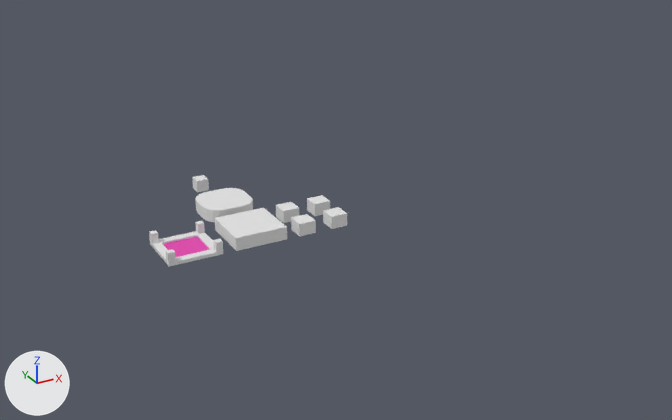
Before and after pictures for a commit that changed the Blender file assets/blocks.blend.
Camera for both pictures: a 50 mm lens placed at (-4.89, -11.48, 5.84), pointed at (1.86, 0.78, -0.3). Arrows for +X, +Y and +Z are at lower left; the lights stay in place.

In view in the first picture: 'Basic', 'BasicA', 'Little', 'Park', 'Rounded'.
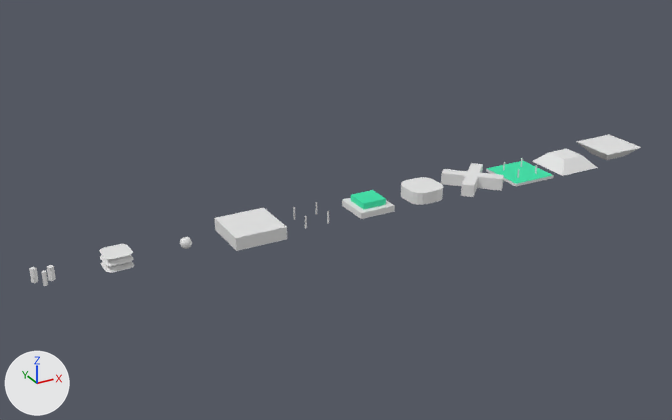
Changed parts and their boxes (x1, y1, x2, y2) in the pictures (672 x 420 px):
'Park', deleted
    before: (149, 221, 223, 266)
'BasicA', deleted
    before: (276, 195, 347, 236)
'Rounded', deleted
    before: (195, 188, 253, 222)
'06 Plus', added
    after: (441, 163, 504, 197)
'03 Taper', added
    after: (532, 149, 598, 176)
'08 Ribbed', added
    after: (342, 190, 395, 219)
'05 Park', added (green)
    after: (486, 158, 554, 186)
'07 Round', added
    after: (401, 177, 443, 205)
'04 Reverse Taper', added
    after: (576, 135, 641, 160)
'10 Accordian', added
    after: (99, 244, 134, 273)
'Little', moved
    before: (192, 175, 209, 192)
    after: (180, 237, 192, 249)
'11 Stacks', added
    after: (29, 265, 56, 286)
'02 Stilts', added
    after: (293, 202, 329, 229)

Patch to the scene script:
```diff
--- a/assets/blocks.blend.py
+++ b/assets/blocks.blend.py
@@ me_cube_022 @@
+me_cube_022.from_pydata([(-0.2, -0.2, 0.0), (-0.4, -0.4, 0.2), (-0.2, 0.2, 0.0), (-0.4, 0.4, 0.2), (0.2, -0.2, 0.0), (0.4, -0.4, 0.2), (0.2, 0.2, 0.0), (0.4, 0.4, 0.2)], [], [(0, 1, 3, 2), (2, 3, 7, 6), (6, 7, 5, 4), (4, 5, 1, 0), (2, 6, 4, 0), (7, 3, 1, 5)])
@@ me_cube_021 @@
+me_cube_021.from_pydata([(-0.4, -0.4, 0.0), (-0.2, -0.2, 0.2), (-0.4, 0.4, 0.0), (-0.2, 0.2, 0.2), (0.4, -0.4, 0.0), (0.2, -0.2, 0.2), (0.4, 0.4, 0.0), (0.2, 0.2, 0.2)], [], [(0, 1, 3, 2), (2, 3, 7, 6), (6, 7, 5, 4), (4, 5, 1, 0), (2, 6, 4, 0), (7, 3, 1, 5)])
@@ ob_basica @@
-ob_basica = bpy.data.objects.new('BasicA', me_cube_002)
@@ ob_park @@
-ob_park = bpy.data.objects.new('Park', me_cube_003)
@@ ob_rounded @@
-ob_rounded = bpy.data.objects.new('Rounded', me_cube_004)
@@ ob_little @@
 ob_little = bpy.data.objects.new('Little', me_cube_005)
-ob_little.location = (0.0, 2.0, 0.0)
+ob_little.location = (-1.0, 0.0, 0.0)
@@ ob_04_reverse_taper @@
+ob_04_reverse_taper = bpy.data.objects.new('04 Reverse Taper', me_cube_022)
+ob_04_reverse_taper.location = (7.0, 0.0, 0.0)
@@ ob_03_taper @@
+ob_03_taper = bpy.data.objects.new('03 Taper', me_cube_021)
+ob_03_taper.location = (6.0, 0.0, 0.0)
@@ ob_05_park @@
+ob_05_park = bpy.data.objects.new('05 Park', me_cube_019)  # 40 vertices, 30 faces; spans x -0.4..0.4, y -0.4..0.4, z 0.0..0.2; in mat_material (white #e7e7e7), mat_accent (green #2ee7ab)
+ob_05_park.location = (5.0, 0.0, 0.0)
@@ ob_06_plus @@
+ob_06_plus = bpy.data.objects.new('06 Plus', me_cube_017)  # 24 vertices, 22 faces; spans x -0.424..0.424, y -0.424..0.424, z 0.0..0.2
+ob_06_plus.location = (4.0, 0.0, 0.0)
@@ ob_11_stacks @@
+ob_11_stacks = bpy.data.objects.new('11 Stacks', me_cube_015)  # 24 vertices, 18 faces; spans x -0.152..0.153, y -0.156..0.083, z 0.0..0.2
+ob_11_stacks.location = (-3.0, 0.0, 0.0)
@@ ob_10_accordian @@
+ob_10_accordian = bpy.data.objects.new('10 Accordian', me_cube_014)  # 80 vertices, 66 faces; spans x -0.2..0.2, y -0.2..0.2, z 0.0..0.2
+ob_10_accordian.location = (-2.0, 0.0, 0.0)
@@ ob_08_ribbed @@
+ob_08_ribbed = bpy.data.objects.new('08 Ribbed', me_cube_006)  # 16 vertices, 14 faces; spans x -0.3..0.3, y -0.3..0.3, z 0.0..0.2; in mat_material_001 (white #e7e7e7), mat_accent (green #2ee7ab)
+ob_08_ribbed.location = (2.0, 0.0, 0.0)
@@ ob_07_round @@
+ob_07_round = bpy.data.objects.new('07 Round', me_cube_004_1)  # 40 vertices, 22 faces; spans x -0.3..0.3, y -0.3..0.3, z 0.0..0.2
+ob_07_round.location = (3.0, 0.0, 0.0)
@@ ob_02_stilts @@
+ob_02_stilts = bpy.data.objects.new('02 Stilts', me_cube_002_1)  # a box spanning x -0.2..-0.18, y -0.2..-0.18, z 0.0..0.2; a box spanning x -0.2..-0.18, y 0.18..0.2, z 0.0..0.2; a box spanning x 0.18..0.2, y -0.2..-0.18, z 0.0..0.2; a box spanning x 0.18..0.2, y 0.18..0.2, z 0.0..0.2
+ob_02_stilts.location = (1.0, 0.0, 0.0)
```
